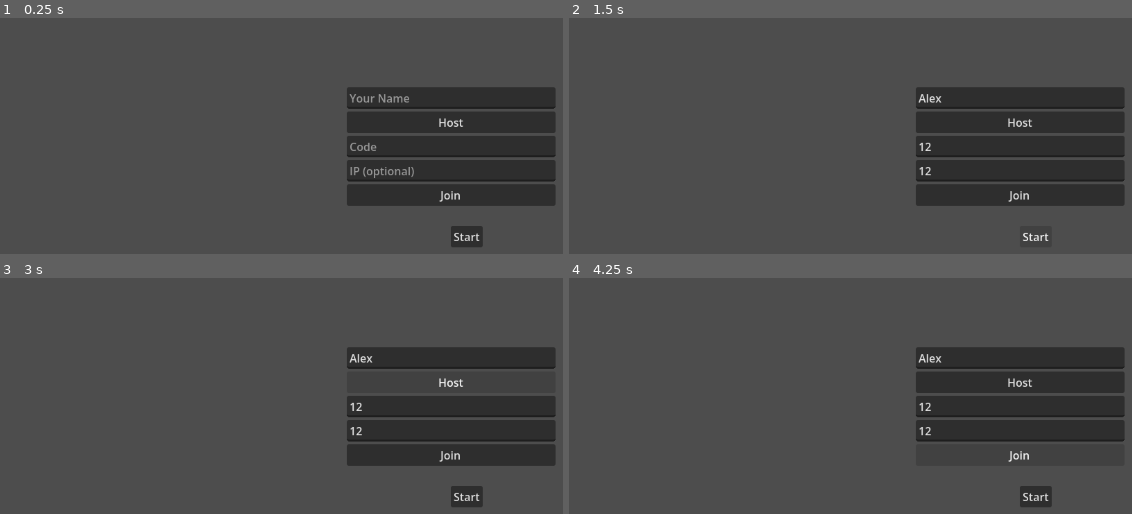
Above: before the commit, frames 1-4 (two rows, left to right).
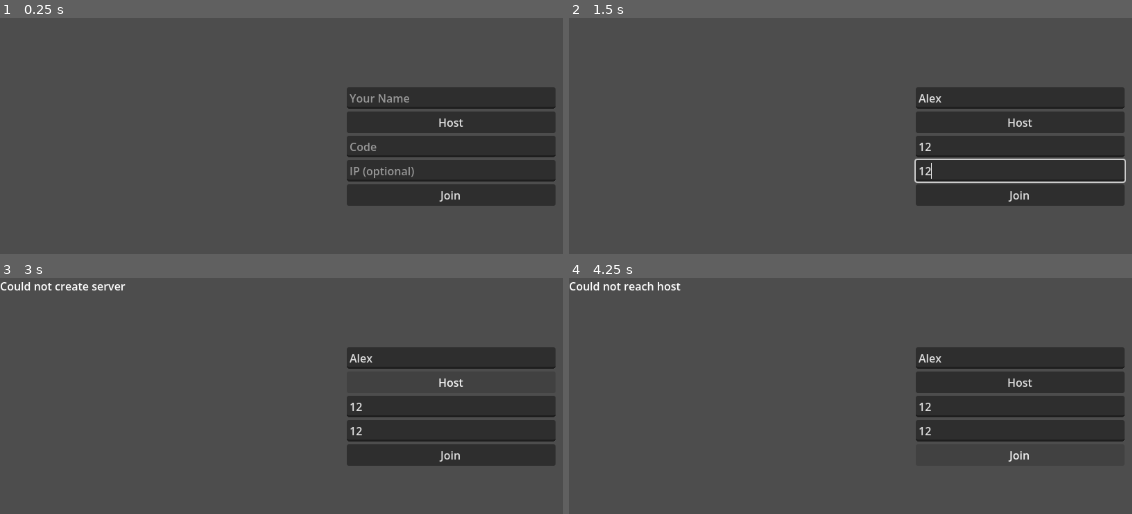
Above: after the commit, the same moments.

Repository: Zephyrdoestech/Pinoy-Party
Game: Godot game, scene res://scenes/ui/LobbyScreen.tscn
The game is run twice, just before and just after one commit, with the same random seed, the same clock (stepped at 60 frames per second) and the same inputs.
Inputs (mouse positions are in pixels of both pictures, inside the frame that each line leads up to):
- Up to frame 1 (0.25 s): no input
- Up to frame 2 (1.5 s): click (1019, 98) at 0.52 s; type "Alex" at 0.6 s; click (1019, 145) at 0.75 s; type "12" at 0.83 s; click (1019, 171) at 0.98 s; type "12" at 1.07 s; click (1036, 237) at 1.25 s, where only the run before the commit has a clickable "Start"
- Up to frame 3 (3 s): click (467, 497) at 2 s, where only the run before the commit has a clickable "Start"; click "Host" at 2.75 s
- Up to frame 4 (4.25 s): click "Join" at 3.5 s

The runs differ from the first frame. In frame 1, 0.5% of the frame differs, in the area x 80-86%, y 88-98%; in frame 2, 0.8%; in frame 3, 0.9%, in the area x 0-86%, y 1-98%; in frame 4, 0.8%.
Error before the commit: Parse Error: Identifier "TriviaController" not declared in the current scope. (res://autoload/NetworkManager.gd:456)

Commit message:
trivia tile

Diff:
--- a/pinoy-party/autoload/EventBus.gd
+++ b/pinoy-party/autoload/EventBus.gd
@@ -19,3 +19,7 @@
 signal movement_finished(player_index: int)
 @warning_ignore("unused_signal")
 signal score_changed(player_index: int, new_score: int)
+@warning_ignore("unused_signal")
+signal trivia_started(question: String, options: Array)
+@warning_ignore("unused_signal")
+signal trivia_finished(scores: Dictionary)
--- a/pinoy-party/autoload/GameManager.gd
+++ b/pinoy-party/autoload/GameManager.gd
@@ -47,6 +47,7 @@
 func _ready() -> void:
 	_setup_players()
 	EventBus.minigame_finished.connect(_on_minigame_finished)
+	EventBus.trivia_finished.connect(_on_trivia_finished)
 
 ## Builds the players array from active_player_count. Called once at
 ## autoload _ready() with the default count (4, for local/offline play),
@@ -69,6 +70,12 @@
 		players[idx]["score"] += scores[idx]
 		print("[GameManager] Player %d earned %d point(s) from minigame." % [idx, scores[idx]])
 	current_player_index = (current_player_index + 1) % active_player_count
+
+func _on_trivia_finished(scores: Dictionary) -> void:
+	for idx in scores:
+		add_score(idx, scores[idx])
+	_advance_turn()
+
 # ---------------------------------------------------------------------------
 # Legacy API (kept for backward-compatibility – do not remove until Game.gd
 # no longer calls these directly).
--- /dev/null
+++ b/pinoy-party/autoload/TriviaController.gd
@@ -0,0 +1,69 @@
+# autoload/TriviaController.gd
+extends CanvasLayer
+
+var _current_question: Dictionary = {}
+var _submitted_answers: Dictionary = {}  # player_idx -> option_index
+var _overlay: Control
+var _option_buttons: Array[Button] = []
+
+func _ready() -> void:
+	EventBus.trivia_started.connect(_on_trivia_started)
+	layer = 100  # draw above everything
+	visible = false
+
+func _on_trivia_started(question: String, options: Array) -> void:
+	_submitted_answers.clear()
+	_build_overlay(question, options)
+	visible = true
+
+func _build_overlay(question: String, options: Array) -> void:
+	if _overlay:
+		_overlay.queue_free()
+	_overlay = Control.new()
+	_overlay.set_anchors_preset(Control.PRESET_FULL_RECT)
+	add_child(_overlay)
+
+	var dim := ColorRect.new()
+	dim.color = Color(0, 0, 0, 0.85)
+	dim.set_anchors_preset(Control.PRESET_FULL_RECT)
+	_overlay.add_child(dim)
+
+	var vbox := VBoxContainer.new()
+	vbox.set_anchors_preset(Control.PRESET_CENTER)
+	_overlay.add_child(vbox)
+
+	var q_label := Label.new()
+	q_label.text = question
+	q_label.add_theme_font_size_override("font_size", 28)
+	vbox.add_child(q_label)
+
+	_option_buttons.clear()
+	for i in options.size():
+		var btn := Button.new()
+		btn.text = "%d. %s" % [i + 1, options[i]]
+		btn.pressed.connect(_on_option_pressed.bind(i))
+		vbox.add_child(btn)
+		_option_buttons.append(btn)
+
+func _on_option_pressed(option_idx: int) -> void:
+	var my_idx: int = NetworkManager.get_my_player_index()
+	if my_idx == -1 or _submitted_answers.has(my_idx):
+		return
+	_submitted_answers[my_idx] = option_idx
+	for b in _option_buttons:
+		b.disabled = true  # lock in this client's choice, no changing after submit
+
+	if NetworkManager.is_host:
+		NetworkManager.process_trivia_answer(my_idx, option_idx)
+	else:
+		NetworkManager.request_trivia_answer.rpc_id(1, my_idx, option_idx)
+
+func show_results(scores: Dictionary, correct_index: int) -> void:
+	# Simple reveal: highlight correct option, show points earned per player.
+	if correct_index >= 0 and correct_index < _option_buttons.size():
+		_option_buttons[correct_index].modulate = Color.GREEN
+	await get_tree().create_timer(Constants.TRIVIA_REVEAL_TIME_SEC).timeout
+	visible = false
+	if _overlay:
+		_overlay.queue_free()
+		_overlay = null
--- /dev/null
+++ b/pinoy-party/data/trivia_questions.json
@@ -0,0 +1,12 @@
+[
+  {
+	"question": "Which historical artifact can you find in the men's room of a Las Vegas casino?",
+	"options": ["Real moon rocks", "A piece of the Berlin Wall", "Lincoln's top hat", "A chunk of Stonehenge"],
+	"correct_index": 0
+  },
+  {
+	"question": "What is the national fruit of the Philippines?",
+	"options": ["Mango", "Durian", "Banana", "Pineapple"],
+	"correct_index": 0
+  }
+]
--- a/pinoy-party/project.godot
+++ b/pinoy-party/project.godot
@@ -28,6 +28,7 @@
 Enums="*uid://btrgc223d7l4y"
 Utils="*uid://kq72ldfg6dn8"
 NetworkManager="*uid://dh16yfljr5wd7"
+TriviaController="*uid://bsqfygbc7nlo3"
 
 [editor_plugins]
 
--- a/pinoy-party/scenes/board/board.gd
+++ b/pinoy-party/scenes/board/board.gd
@@ -25,6 +25,9 @@
 	if index % 4 == 0:
 		print("[Board] tile %d generated as GAME_TRIGGER" % index)
 		return Enums.TileType.GAME_TRIGGER
+	if index % 2 == 0 :
+		print("[Board] tile %d generated as TRIVIA" % index)
+		return Enums.TileType.TRIVIA
 	return Enums.TileType.BLANK
 
 func get_tile_position(index: int) -> Vector2:
--- a/pinoy-party/scenes/board/tile.gd
+++ b/pinoy-party/scenes/board/tile.gd
@@ -16,7 +16,9 @@
 		return
 	match tile_type:
 		Enums.TileType.GAME_TRIGGER:
-			color_rect.color = Color(0.9, 0.3, 0.3)  # red
+			color_rect.color = Color.WEB_MAROON  # red
+		Enums.TileType.TRIVIA:
+			color_rect.color = Color.GOLDENROD
 		_:
 			color_rect.color = Color(0.7, 0.7, 0.7)  # gray
 	if label:
--- a/pinoy-party/scripts/constants.gd
+++ b/pinoy-party/scripts/constants.gd
@@ -14,3 +14,9 @@
 
 # Mini-game IDs — matches folder names under scenes/minigames/
 const MINIGAMES := ["LangitLupa", "SackRace", "LuksongBaka"]
+
+# Trivia
+const TRIVIA_QUESTIONS_PATH := "res://data/trivia_questions.json"
+const TRIVIA_POINTS := 1
+const TRIVIA_ANSWER_TIME_SEC := 10.0   # how long players have to answer
+const TRIVIA_REVEAL_TIME_SEC := 3.0    # how long results stay on screen
--- a/pinoy-party/scripts/enums.gd
+++ b/pinoy-party/scripts/enums.gd
@@ -2,5 +2,5 @@
 extends Node
 
 enum GameState   { WAITING, ROLLING, MOVING, MINIGAME, GAME_OVER }
-enum TileType    { BLANK, GAME_TRIGGER, SARI_SARI }
+enum TileType    { BLANK, GAME_TRIGGER, TRIVIA }
 enum PlayerState { IDLE, MOVING, IN_MINIGAME }
--- a/pinoy-party/scripts/state_machine/states/State_TileEvent.gd
+++ b/pinoy-party/scripts/state_machine/states/State_TileEvent.gd
@@ -33,6 +33,8 @@
 			_handle_blank()
 		Enums.TileType.GAME_TRIGGER:
 			_handle_minigame()
+		Enums.TileType.TRIVIA:
+			_handle_trivia()
 		_:
 			# Unknown tile type – treat as blank to avoid softlocking.
 			push_warning("[TileEvent] Unhandled tile type %d – defaulting to BLANK." % tile_type)
@@ -60,6 +62,17 @@
 	# The board scene that rebuilds after the minigame starts a brand-new
 	# StateMachine at State_StartTurn, which reads the now-already-advanced
 	# current_player_index — so the turn correctly moves to the next player.
+func _handle_trivia() -> void:
+	# All active players answer simultaneously, same participant scope as
+	# minigames. No SceneLoader involved — trivia plays as an overlay on
+	# top of the board, so unlike _handle_minigame() this node is NOT
+	# destroyed while it's running.
+	NetworkManager.start_trivia_synced()
+	# Still deliberately not awaiting here, even though this node survives:
+	# keeps the same "autoload owns the result" shape as _handle_minigame(),
+	# so there's only one pattern to reason about for both tile types.
+	# GameManager._on_trivia_finished() (connected to EventBus.trivia_finished)
+	# applies scores and advances current_player_index.
 # ---------------------------------------------------------------------------
 # Tile type resolution
 # ---------------------------------------------------------------------------
Not shown, added: pinoy-party/autoload/TriviaController.gd.uid
